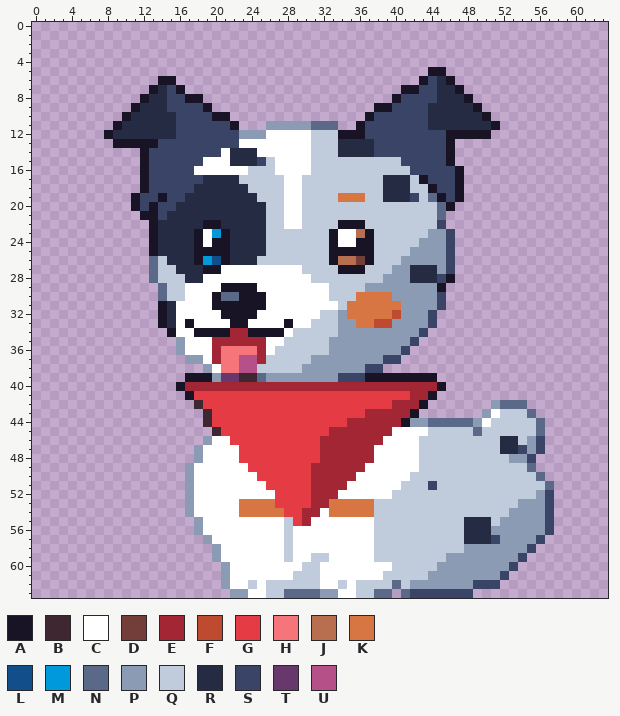
Pixel-art file -- art/portraits/portrait-dog-archie.aseprite. Above: the version before the commit.
64x64 pixels, 1 frame.
Palette (. is transparent): A #181425  B #3e2731  C #ffffff  D #733e39  E #a22633  F #be4a2f  G #e43b44  H #f6757a  J #b86f50  K #d77643  L #124e89  M #0099db  N #5a6988  P #8b9bb4  Q #c0cbdc  R #262b44  S #3a4466  T #68386c  U #b55088
The same view after the edit:
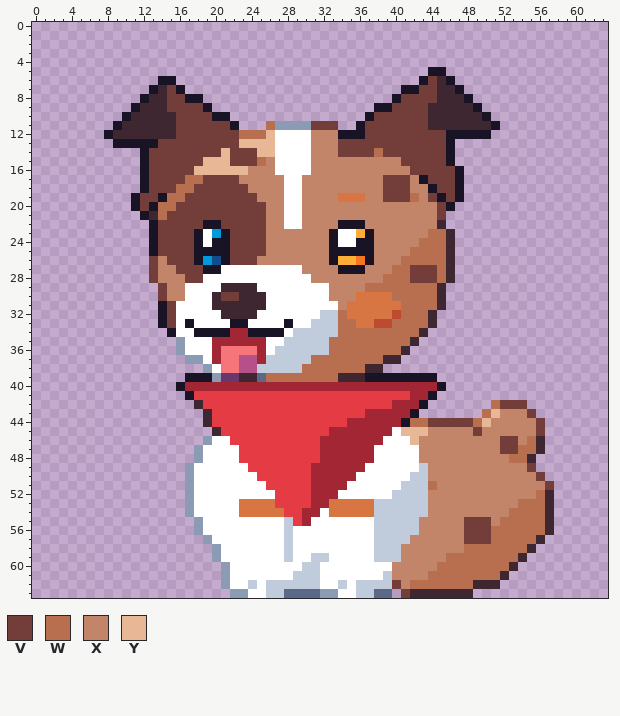
Colours new in this view: V #733e39  W #b86f50  X #c28569  Y #e8b796
The commit says: Recolour Archie as a red merle and light the optional gear heading like the others
Diff:
colour D: #733e39 -> #f77622
colour J: #b86f50 -> #feae34
Changed rows in their new state; - is a pixel that keeps its letter.
first column x 9:
 6 -----------------------------------VB------------
 7 -----BV---------------------------VVBB-----------
 8 ----BBVV------------------------VVVVBBB----------
 9 ---BBBVVVV---------------------VVVVBBBBB---------
10 --BBBBBVVVV------------------VVVVVVBBBBBB--------
11 -BBBBBBVVVVVV----W----VVV---VVVVVVVBBBBBBB-------
12 BBBBBBBVVVVVVVWWWY----XXX---VVVVVVVVV------------
13 -----VVVVVVVVVYYYY----XXXVVVVVVVVVVVV------------
14 ----VVVVVVVVYVVVYY----XXXVVVVWVVVVVVV------------
15 ----VVVVVVYYYVVVWX----XXXXXXXXXXVVVVV------------
16 ----VVVVVYYYYYYXXX----XXXXXXXXXXXVVVVV-----------
17 ----VVVVWWVVVVXXXXX--XXXXXXXXXVVVX-VVV-----------
18 ----VVVWWVVVVVVXXXX--XXXXXXXXXVVVXX-VV-----------
19 ---VV-WWVVVVVVVVXXX--XXXX---XXVVVWXV-V-----------
20 ---V-WWVVVVVVVVVVXX--XXXXXXXXXXXXXXXV------------
21 ----BWVVVVVVVVVVVXX--XXXXXXXXXXXXXXXV------------
22 -----VVVVV--VVVVVXX--XXXX---XXXXXXXXB------------
23 -----VVVV----VVVVXXXXXXX-----XXXXXXWWB-----------
24 -----VVVV----VVVVXXXXXXX-----XXXXXWWWB-----------
25 -----VVVV----VVVVXXXXXXX-----XXXXWWWWB-----------
26 ----VXVVV----VVVXXXXXXXX-----XXXWWWWWB-----------
27 ----VXXVVV-----------XXXX---XXXWWVVVWB-----------
28 ----VXXXVV------------XXXXXXXXWWWVVVWB-----------
29 -----VXX----BBBB--------XXXXWWWWWWWWB------------
30 -----VXX---BVVBBB-------XXX----WWWWWB------------
31 ------V----BBBBBB--------X------WWWWB------------
32 ------V-----BBBB---------W------WWWB-------------
33 ------V------------------WW----WWWWB-------------
34 -------------------------WWWWWWWWWB--------------
35 ------------------------WWWWWWWWWB---------------
36 ------------------------WWWWWWWWB----------------
37 ----------------------WWWWWWWWBB-----------------
38 ---------------------WWWWWWWBB-------------------
39 -----------------WWWWWWWWBBB---------------------
42 ------------------------------------------WVVV---
43 -----------------------------------------WYXXXV--
44 ---------------------------------WWVVVVVWYXXXXXV-
45 --------------------------------YYYXXXXXVXXXXXXV-
46 ---------------------------------YXXXXXXXXXVVXWB-
47 ----------------------------------XXXXXXXXXVVWWB-
48 ----------------------------------XXXXXXXXXXWWB--
49 -----------------------------------XXXXXXXXXXXV--
50 -----------------------------------XXXXXXXXXXXXV-
51 -----------------------------------WXXXXXXXXXXXXV
52 -----------------------------------XXXXXXXXXXXXWB
53 -----------------------------------XXXXXXXXXXWWWB
54 -----------------------------------XXXXXXXXXWWWWB
55 ----------------------------------XXXXXVVVXWWWWWB
56 ----------------------------------XXXXXVVVWWWWWWB
57 ---------------------------------XXXXXXVVVWWWWWB-
58 --------------------------------XXXXXXXWWWWWWWB--
59 --------------------------------XXXXXWWWWWWWWB---
60 -------------------------------XXXXXWWWWWWWWB----
61 -------------------------------XXXXWWWWWWWWB-----
62 -------------------------------VXWWWWWWWBBB------
63 --------------------------------VBBBBBBB---------
Changed places in both pictures, as pixel boxes (x1, y1, x2, y2):
changed: (113, 76, 491, 382)
changed: (392, 400, 554, 598)
